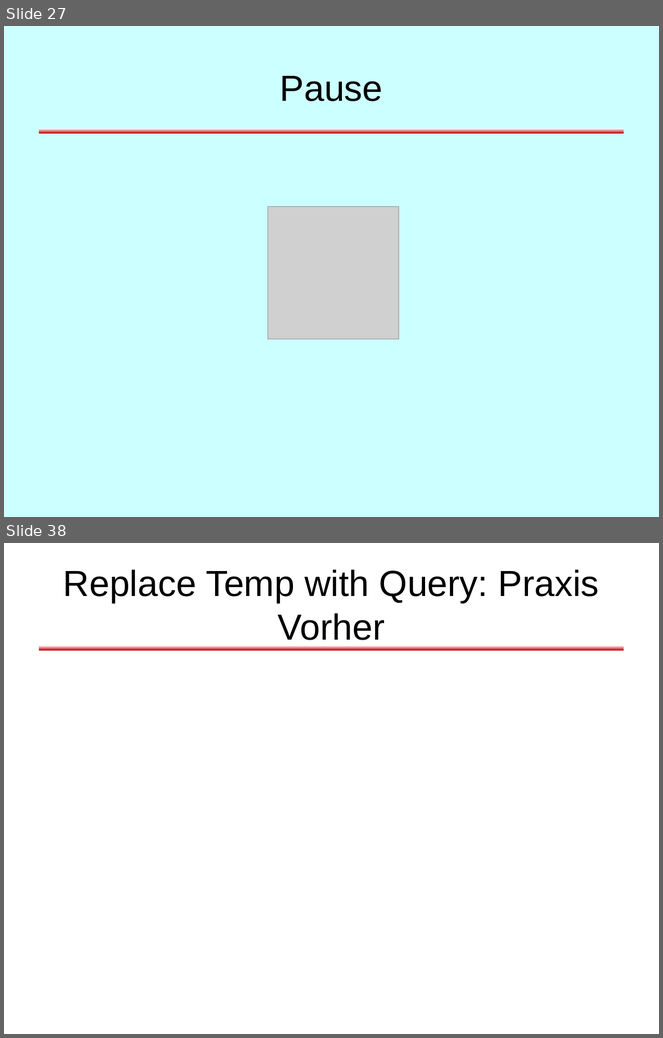
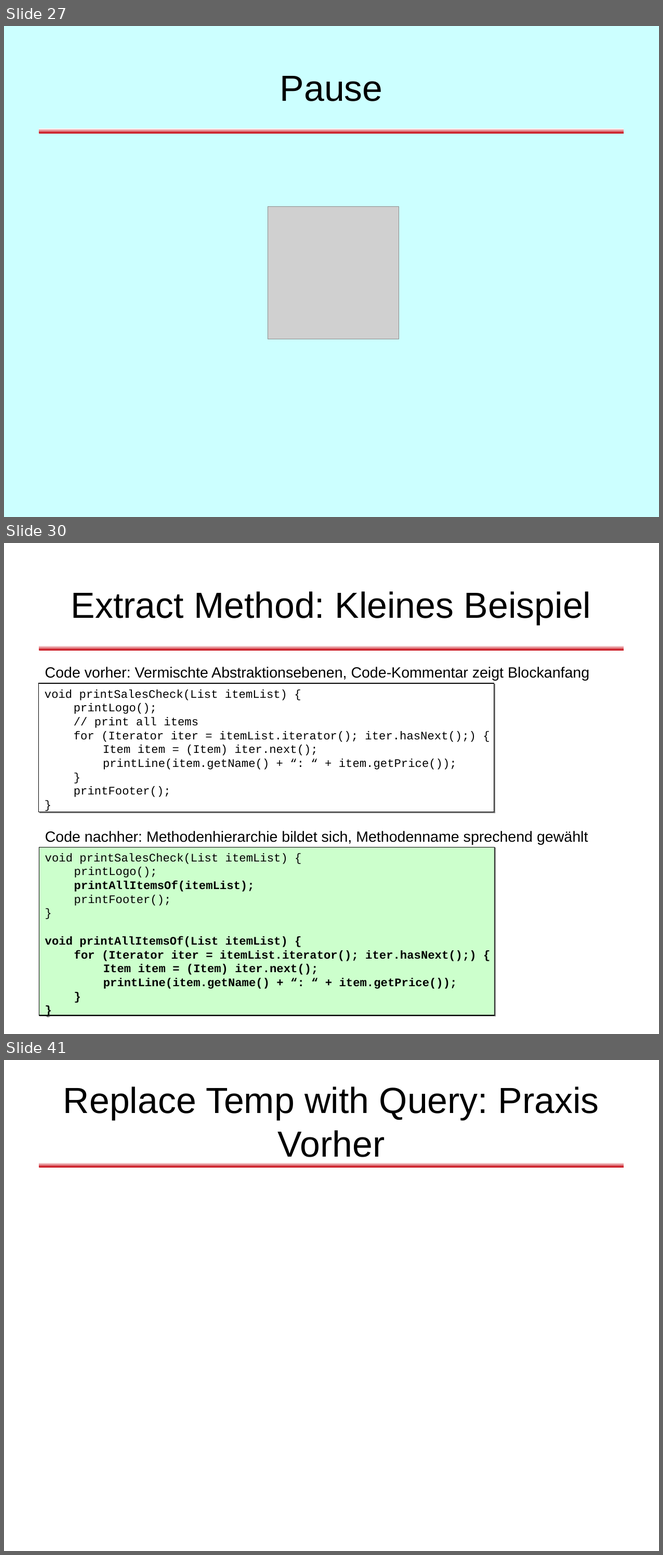
Before and after one commit to dlindner/vorlesung-se2-dhbw, a slide deck: added_2010/Refactoring (2010).odp. Shown one above the other, each under a label of ours: slides 27 and 38 before the commit, slides 27, 30 and 41 after it; the slides between them are not shown. The pictures are 663x1038 and 663x1555 pixels, drawn with LibreOffice and Linux fonts; fonts in the diff are those of the drawing; grey boxes stand for pictures; background and template pictures are left out. Boxes give left, top, right and bottom in pixels: in the first picture for what was removed or moved away, otherwise in the second. Text is boxed around its words. In the diff, an @@ line names an element or a change of style, - is before the commit and + after.

```diff
--- a/added_2010/Refactoring (2010).odp
+++ b/added_2010/Refactoring (2010).odp
@@ slide 30 added at <box>4,543,659,1034</box>, background #FFFFFF; not listed: 1 template element that a slide beside it also shows @@
@@ title added at <box>71,591,591,625</box>, 44 pt, text #000000 @@
+Extract Method: Kleines Beispiel
@@ text added at <box>45,667,590,680</box>, 18 pt, text #000000 @@
+Code vorher: Vermischte Abstraktionsebenen, Code-Kommentar zeigt Blockanfang
@@ rectangle added at <box>38,683,494,812</box>, fill #FFFFFF, outline #000000 0.74 pt, 14 pt, text #000000 @@
+void printSalesCheck(List itemList) {
+printLogo();
+// print all items
+for (Iterator iter = itemList.iterator(); iter.hasNext();) {
+Item item = (Item) iter.next();
+printLine(item.getName() + “: “ + item.getPrice());
+}
+printFooter();
+}
@@ text added at <box>45,831,588,845</box>, 18 pt, text #000000 @@
+Code nachher: Methodenhierarchie bildet sich, Methodenname sprechend gewählt
@@ rectangle added at <box>39,847,495,1016</box>, fill #CCFFCC, outline #000000 0.74 pt, 14 pt, text #000000, bold @@
+void printSalesCheck(List itemList) {
+printLogo();
+printAllItemsOf(itemList);
+printFooter();
+}
+void printAllItemsOf(List itemList) {
+for (Iterator iter = itemList.iterator(); iter.hasNext();) {
+Item item = (Item) iter.next();
+printLine(item.getName() + “: “ + item.getPrice());
+}
+}
@@ what was slide 38 is now slide 41 @@
```
Also in this commit, not shown: 8 slides changed, 9 other slides added, 4 slides removed.
